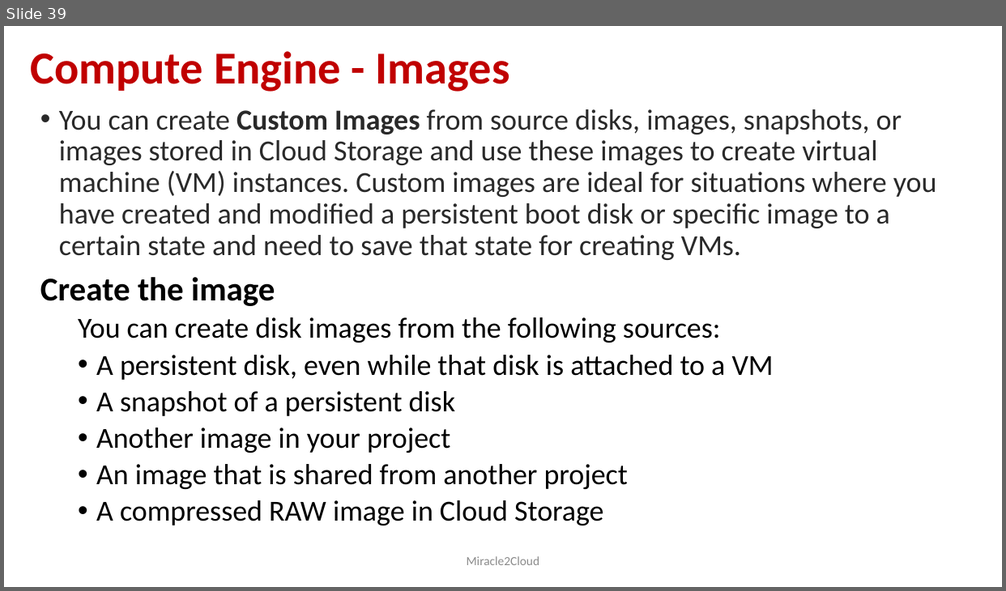
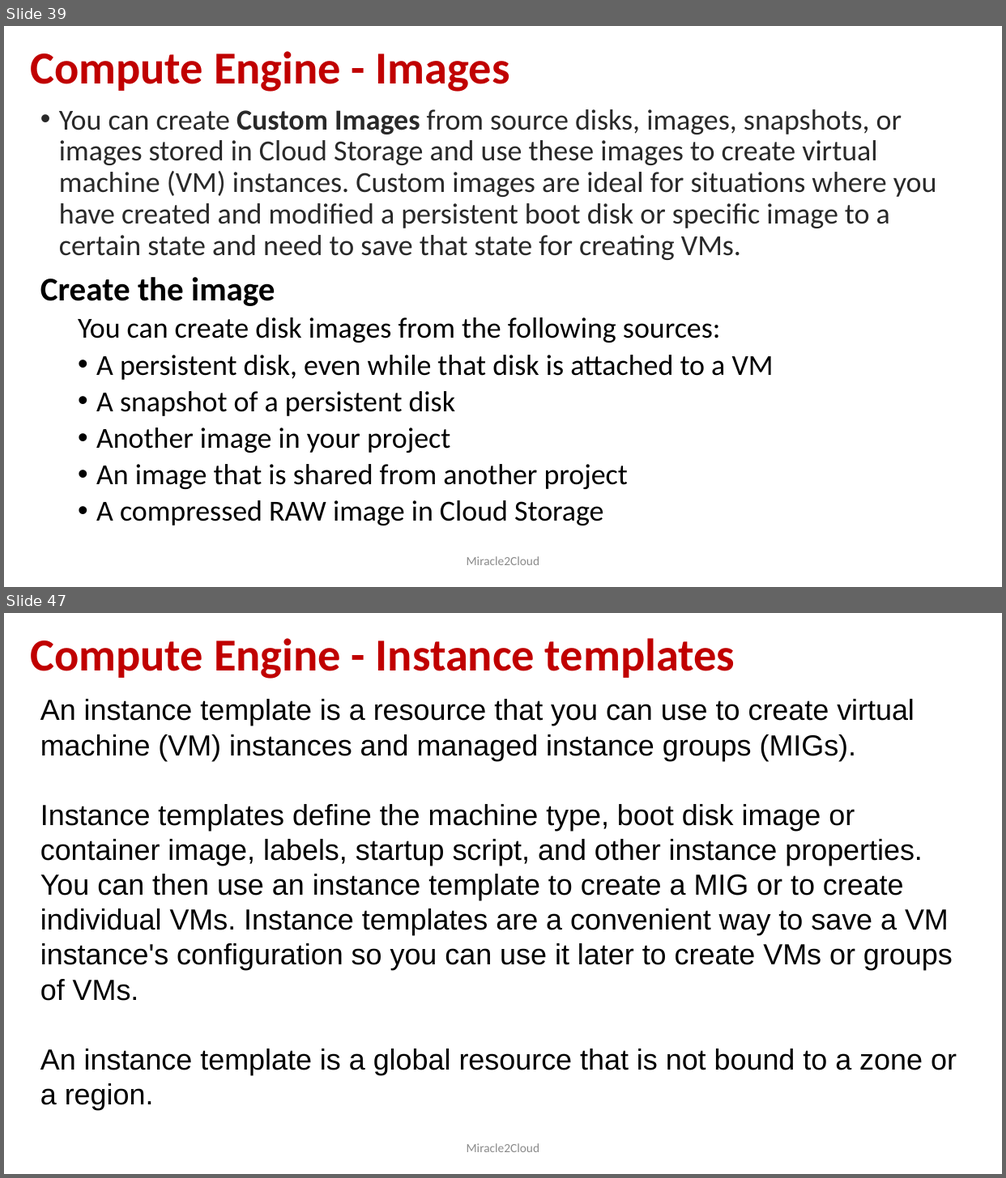
Before and after one commit to miracle2cloud/gcp, a slide deck: Google Cloud Platform.pptx. Shown one above the other, each under a label of ours: slide 39 before the commit, slides 39 and 47 after it; the slides between them are not shown. The pictures are 1006x591 and 1006x1178 pixels, drawn with LibreOffice and Linux fonts; fonts in the diff are those of the drawing. Boxes give left, top, right and bottom in pixels: in the first picture for what was removed or moved away, otherwise in the second. Text is boxed around its words. In the diff, an @@ line names an element or a change of style, - is before the commit and + after.

```diff
--- a/Google Cloud Platform.pptx
+++ b/Google Cloud Platform.pptx
@@ slide 47 added at box(4, 613, 1002, 1174), background #FFFFFF @@
@@ title added at box(30, 638, 735, 679), 44 pt, text #C00000, bold @@
+Compute Engine - Instance templates
@@ text added at box(40, 699, 957, 1110), 28 pt, text #000000 @@
+An instance template is a resource that you can use to create virtual machine (VM) instances and managed instance groups (MIGs).
+Instance templates define the machine type, boot disk image or container image, labels, startup script, and other instance properties. You can then use an instance template to create a MIG or to create individual VMs. Instance templates are a convenient way to save a VM instance's configuration so you can use it later to create VMs or groups of VMs.
+An instance template is a global resource that is not bound to a zone or a region.
@@ text added at box(467, 1144, 539, 1152), 12 pt, text #8C8C8C @@
+Miracle2Cloud
```
Also in this commit, not shown: 1 slide changed, 11 other slides added.
